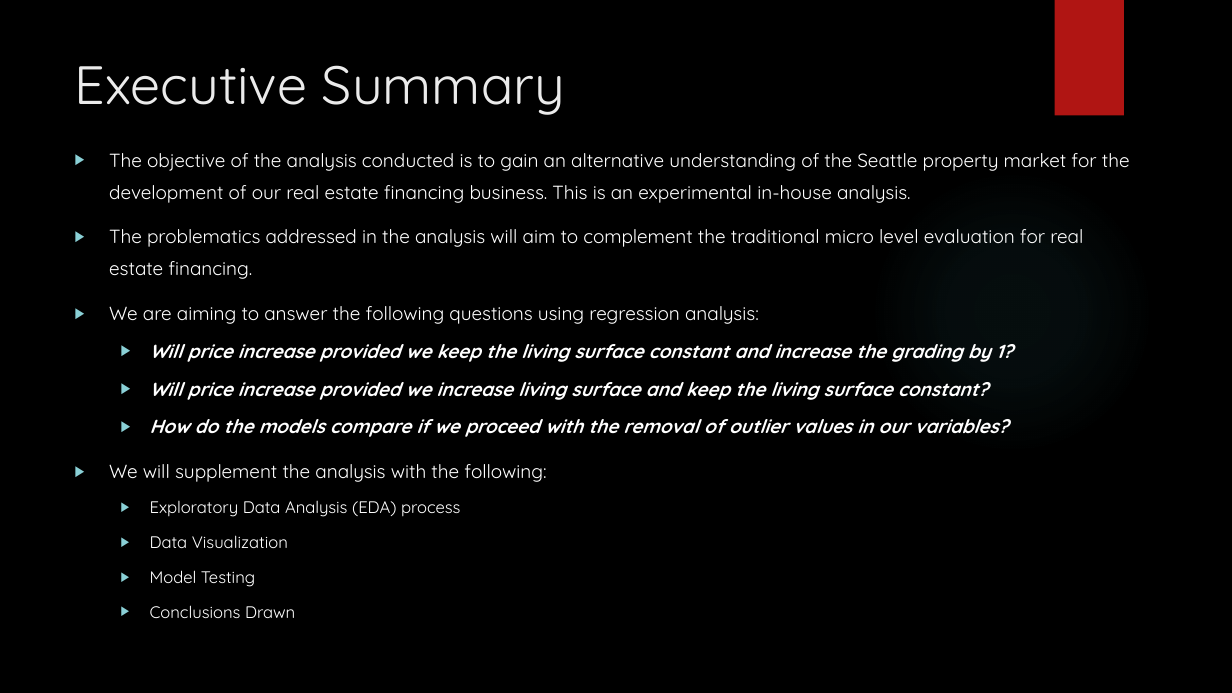
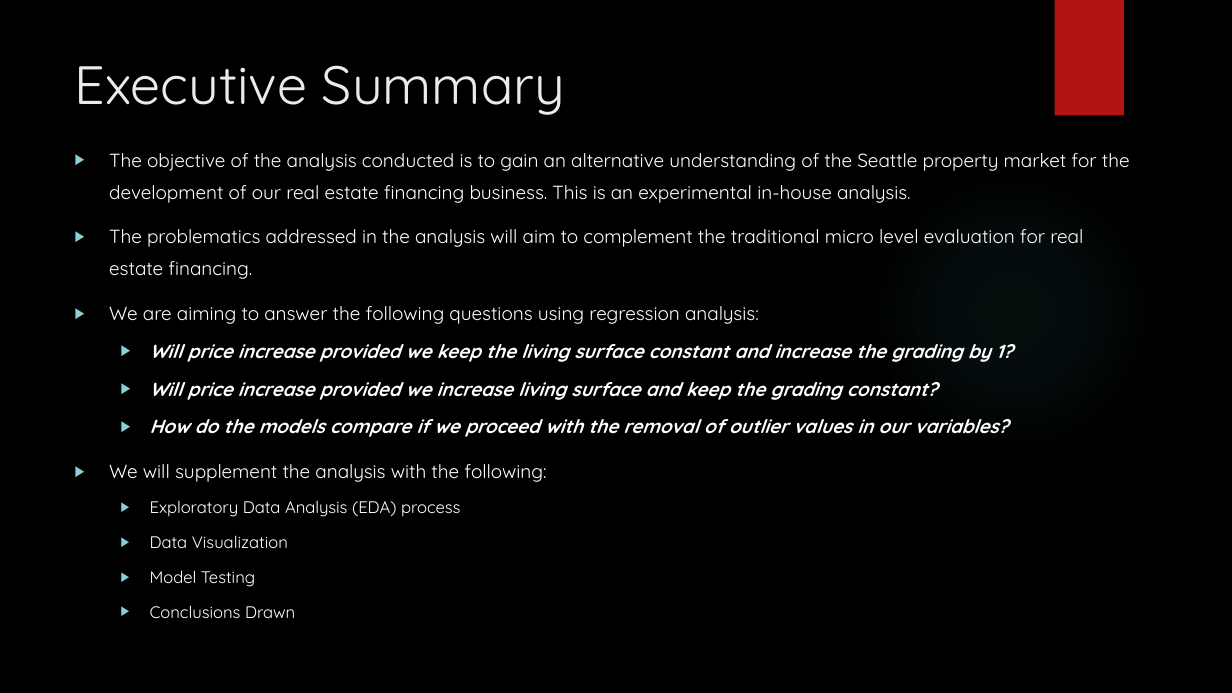
Before and after one commit to Silkways/Seattlers, a slide deck: slide 2 of Flatiron_Mod_1_Slides.pptx. Drawn at 1232x693 pixels with LibreOffice and Linux fonts; fonts in the diff are those of the drawing; background and template pictures are left out. Boxes give left, top, right and bottom in pixels: in the first picture for what was removed or moved away, otherwise in the second. Text is boxed around its words. In the diff, an @@ line names an element or a change of style, - is before the commit and + after.

Commit message:
Presentation Final

```diff
--- a/Flatiron_Mod_1_Slides.pptx
+++ b/Flatiron_Mod_1_Slides.pptx
@@ text at bbox=[150, 382, 937, 400]: text changed @@
-  ▶ Will price increase provided we increase living surface and keep the living surface constant?
+  ▶ Will price increase provided we increase living surface and keep the grading constant?
```
